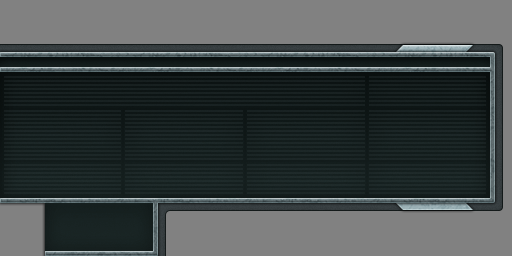
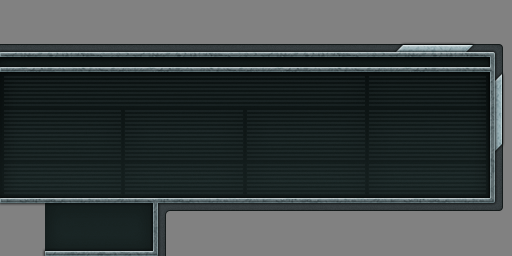
Layered file, before and after one edit (512 x 256). Changes by layer:
painted on "power body" over (0, 57, 490, 67)
painted on "main body stripes" over (4, 78, 486, 194)
painted on "main body" over (0, 72, 490, 251)
painted on "ribbon 1" over (495, 74, 502, 152)
removed layer "ribbon 2" from group "outer" over (395, 203, 473, 210)
